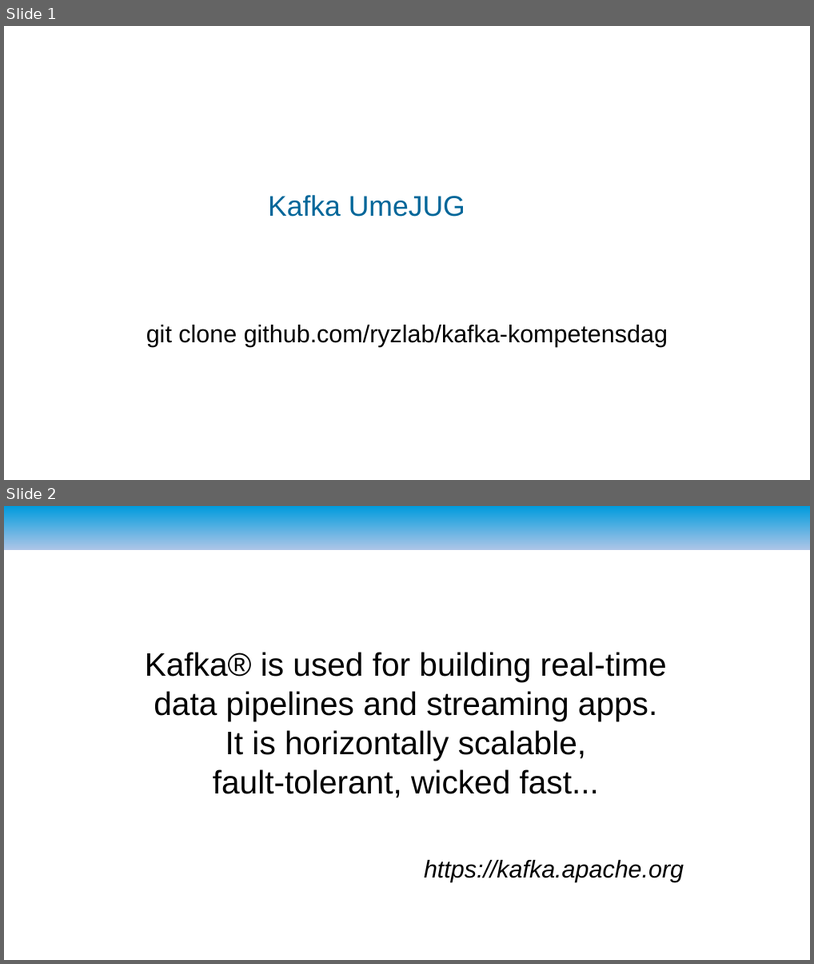
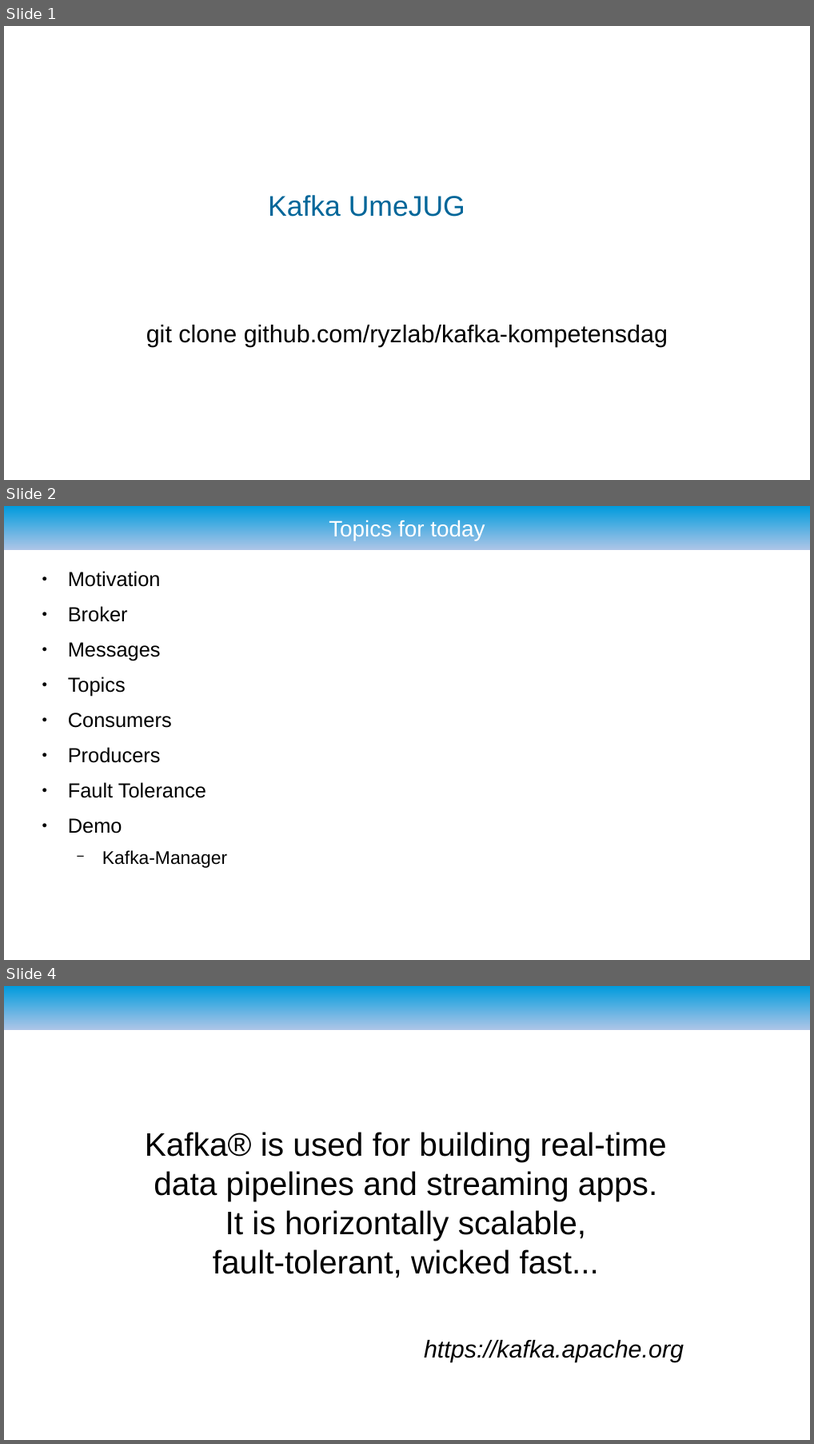
Before and after one commit to ryzlab/kafka-kompetensdag, a slide deck: doc/presentation-umejug.odp. Shown one above the other, each under a label of ours: slides 1 and 2 before the commit, slides 1, 2 and 4 after it; the slides between them are not shown. The pictures are 814x964 and 814x1444 pixels, drawn with LibreOffice and Linux fonts; fonts in the diff are those of the drawing; background and template pictures are left out. Boxes give left, top, right and bottom in pixels: in the first picture for what was removed or moved away, otherwise in the second. Text is boxed around its words. In the diff, an @@ line names an element or a change of style, - is before the commit and + after.

```diff
--- a/doc/presentation-umejug.odp
+++ b/doc/presentation-umejug.odp
@@ slide 2 added at box(4, 506, 810, 960), background #FFFFFF; not listed: 1 template element that a slide beside it also shows @@
@@ title added at box(329, 519, 485, 540), 22 pt, text #FFFFFF @@
+Topics for today
@@ text added at box(68, 571, 227, 868), 20 pt, text #000000 @@
+● Motivation
+● Broker
+● Messages
+● Topics
+● Consumers
+● Producers
+● Fault Tolerance
+● Demo
+  − Kafka-Manager
@@ what was slide 2 is now slide 4 @@
```
Also in this commit, not shown: 10 slides changed, 16 other slides added, 5 slides removed.
